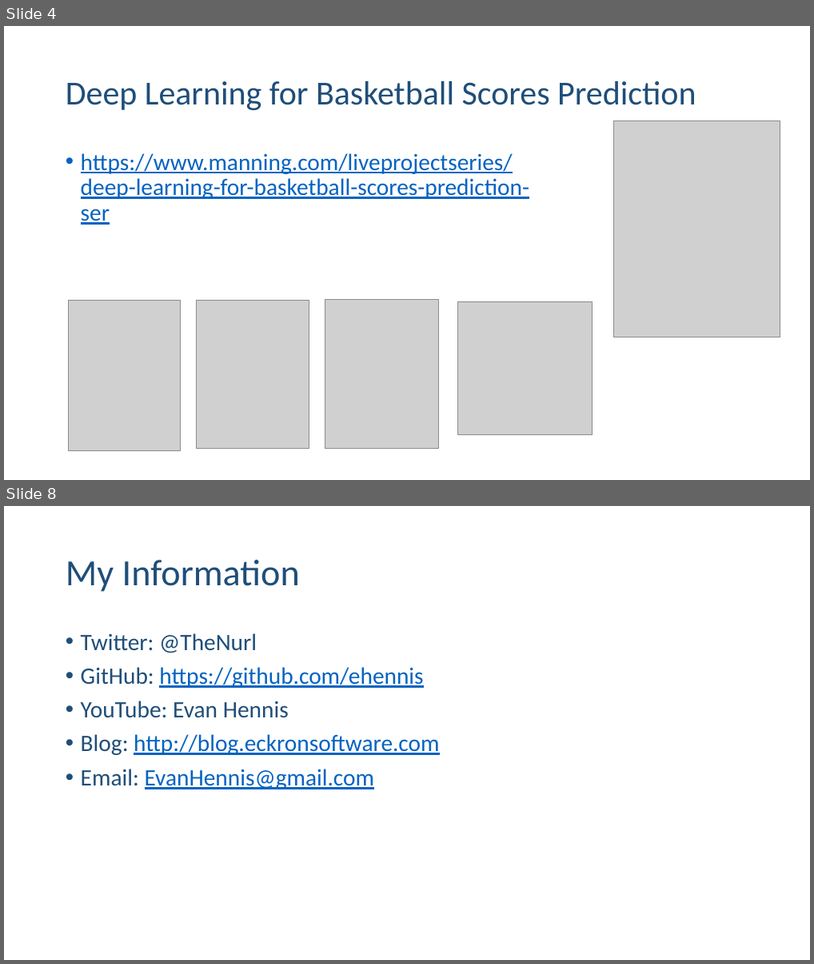
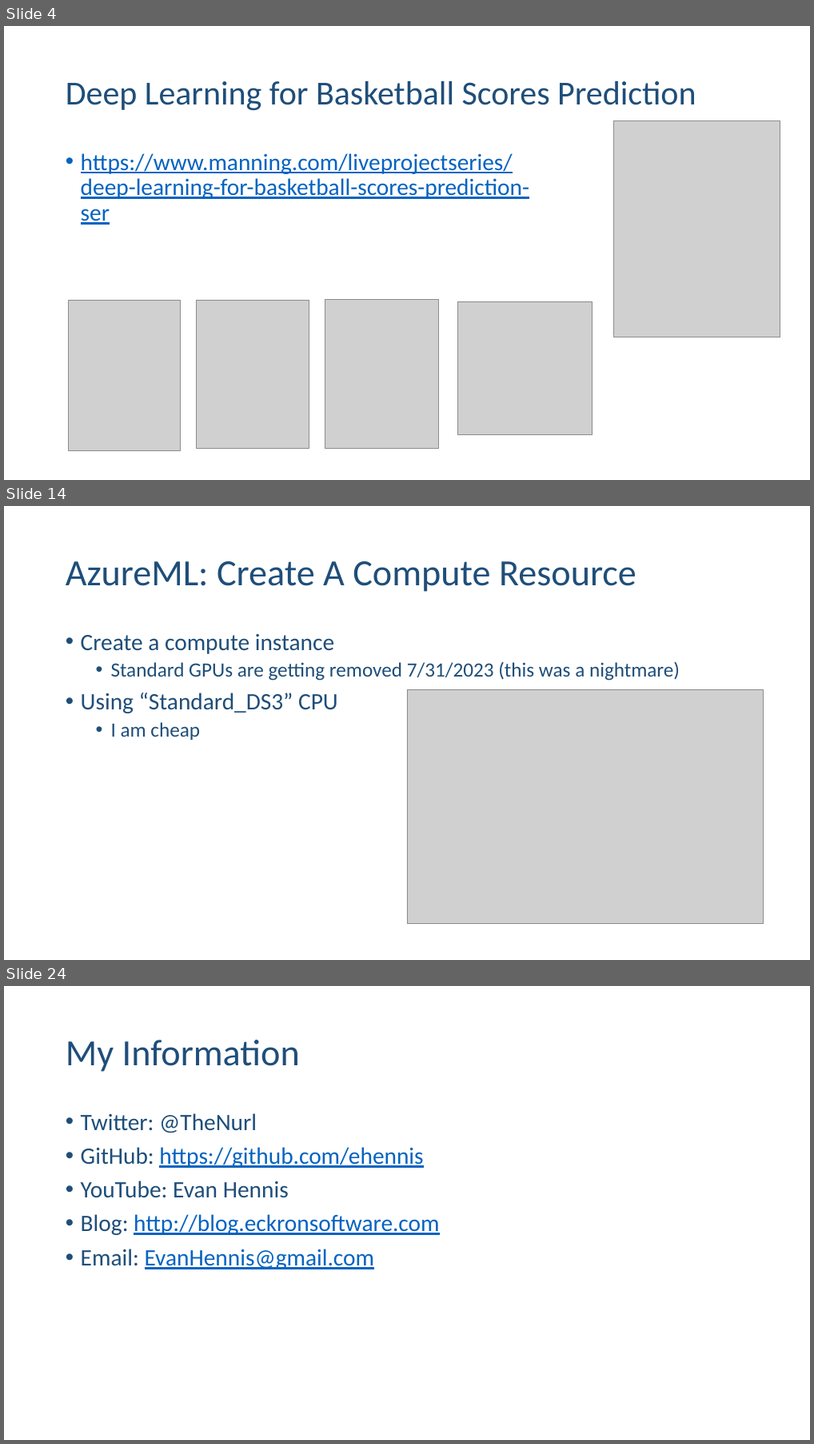
Before and after one commit to ehennis/Blog, a slide deck: AzureML/NebraskaCode.pptx. Shown one above the other, each under a label of ours: slides 4 and 8 before the commit, slides 4, 14 and 24 after it; the slides between them are not shown. The pictures are 814x964 and 814x1444 pixels, drawn with LibreOffice and Linux fonts; fonts in the diff are those of the drawing; grey boxes stand for pictures. Boxes give left, top, right and bottom in pixels: in the first picture for what was removed or moved away, otherwise in the second. Text is boxed around its words. In the diff, an @@ line names an element or a change of style, - is before the commit and + after.

```diff
--- a/AzureML/NebraskaCode.pptx
+++ b/AzureML/NebraskaCode.pptx
@@ slide 14 added at box(4, 506, 810, 960), background #FFFFFF @@
@@ title added at box(66, 561, 637, 592), 44 pt, text #1F4E79 @@
+AzureML: Create A Compute Resource
@@ text added at box(81, 634, 680, 740), 24 pt, text #1F4E79 @@
+• Create a compute instance
+  • Standard GPUs are getting removed 7/31/2023 (this was a nightmare)
+• Using “Standard_DS3” CPU
+  • I am cheap
@@ picture added at box(407, 689, 765, 924) @@
@@ what was slide 8 is now slide 24 @@
```
Also in this commit, not shown: 3 slides changed, 15 other slides added.
